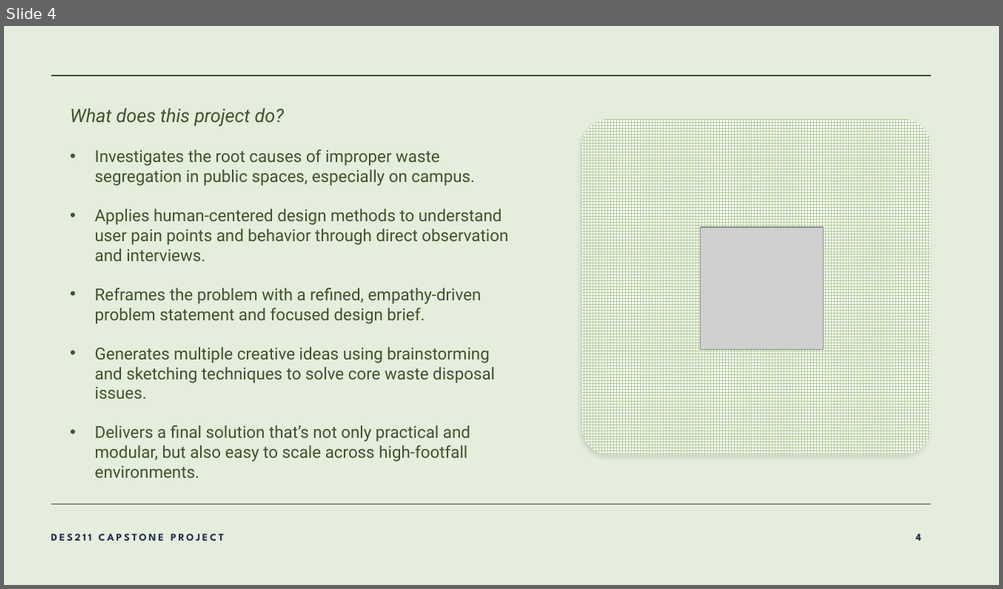
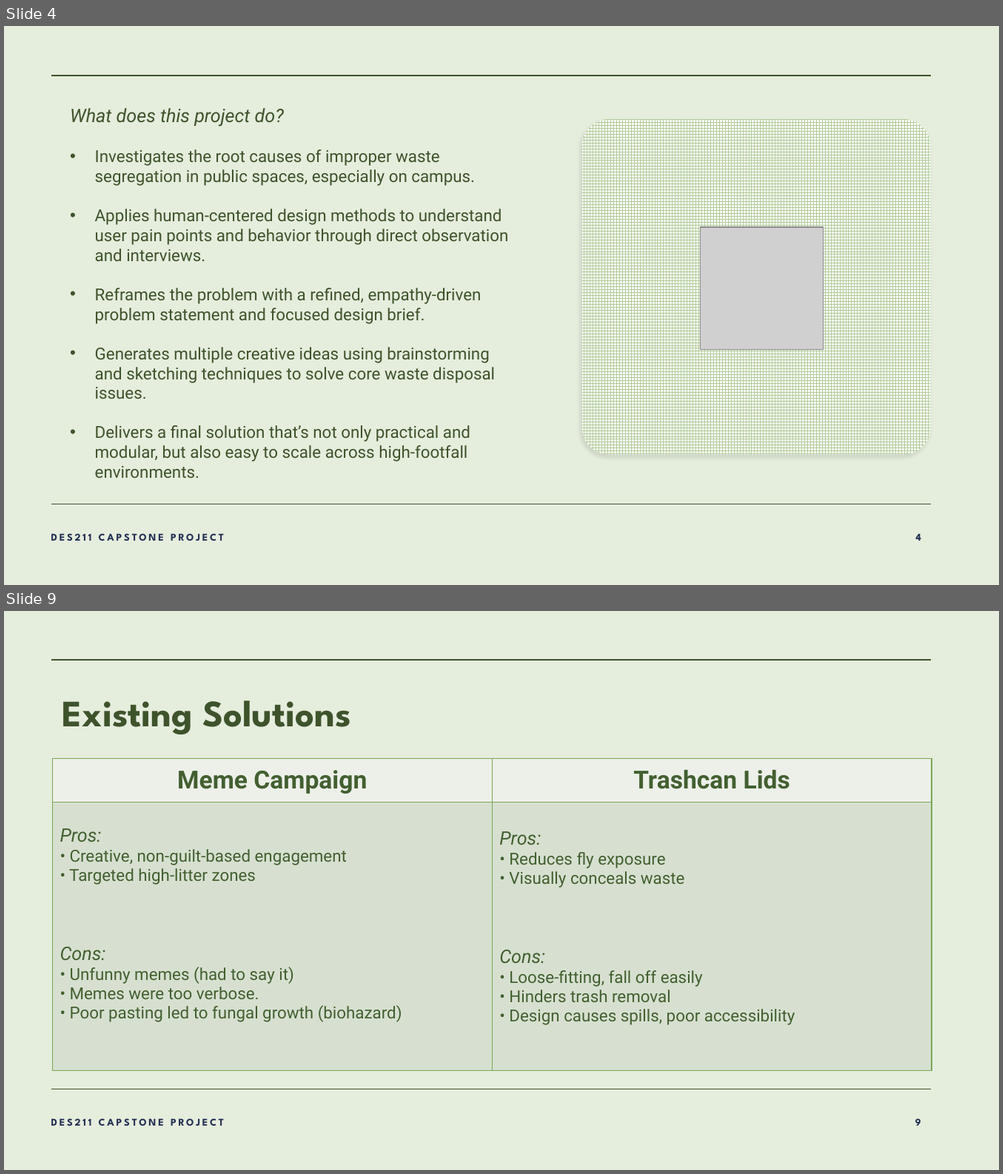
Before and after one commit to lalitm1004/DES211-CCD, a slide deck: presentation.pptx. Shown one above the other, each under a label of ours: slide 4 before the commit, slides 4 and 9 after it; the slides between them are not shown. The pictures are 1003x589 and 1003x1174 pixels, drawn with LibreOffice and Linux fonts; fonts in the diff are those of the drawing; grey boxes stand for pictures; background and template pictures are left out. Boxes give left, top, right and bottom in pixels: in the first picture for what was removed or moved away, otherwise in the second. Text is boxed around its words. In the diff, an @@ line names an element or a change of style, - is before the commit and + after.

Commit message:
create table for existing solutions

```diff
--- a/presentation.pptx
+++ b/presentation.pptx
@@ slide 9 added at [4, 611, 999, 1170], background #E5EDDD; not listed: 1 template element that a slide beside it also shows @@
@@ line added from (52, 660) to (930, 660), #3E532A 1 pt @@
@@ title added at [62, 701, 351, 735], 36 pt, text none, bold @@
+Existing Solutions
@@ table added at [53, 759, 931, 1071], 2 rows, 2 columns @@
+Meme Campaign | Trashcan Lids
+Pros: • Creative, non-guilt-based engagement • Targeted high-litter zones / Cons: • Unfunny memes (had to say it) / • Memes were too verbose. • Poor pasting led to fungal growth (biohazard) | Pros: • Reduces fly exposure • Visually conceals waste / Cons: • Loose-fitting, fall off easily • Hinders trash removal • Design causes spills, poor accessibility
@@ text added at [51, 1119, 224, 1126], 10 pt, text #222F51, bold @@
+DES211 CAPSTONE PROJECT
@@ page number added at [915, 1119, 921, 1126], 10 pt, text #222F51, bold @@
+9
```
Also in this commit, not shown: 7 slides changed, 9 other slides added, 9 slides removed.
